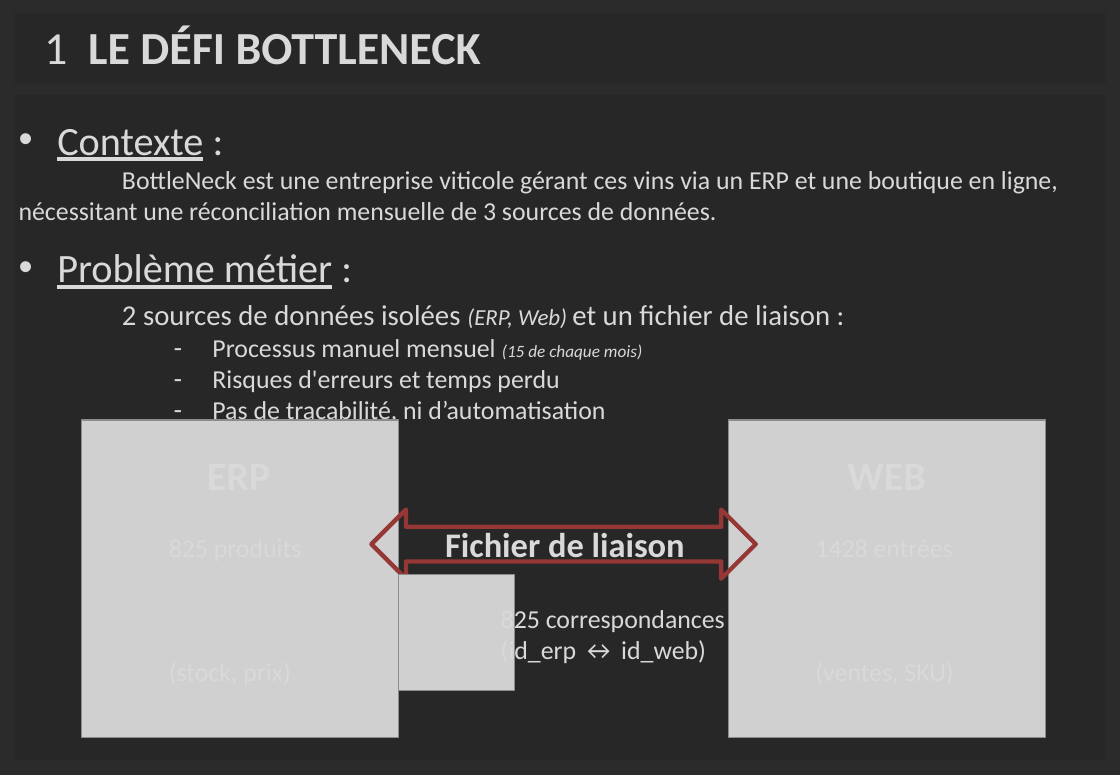
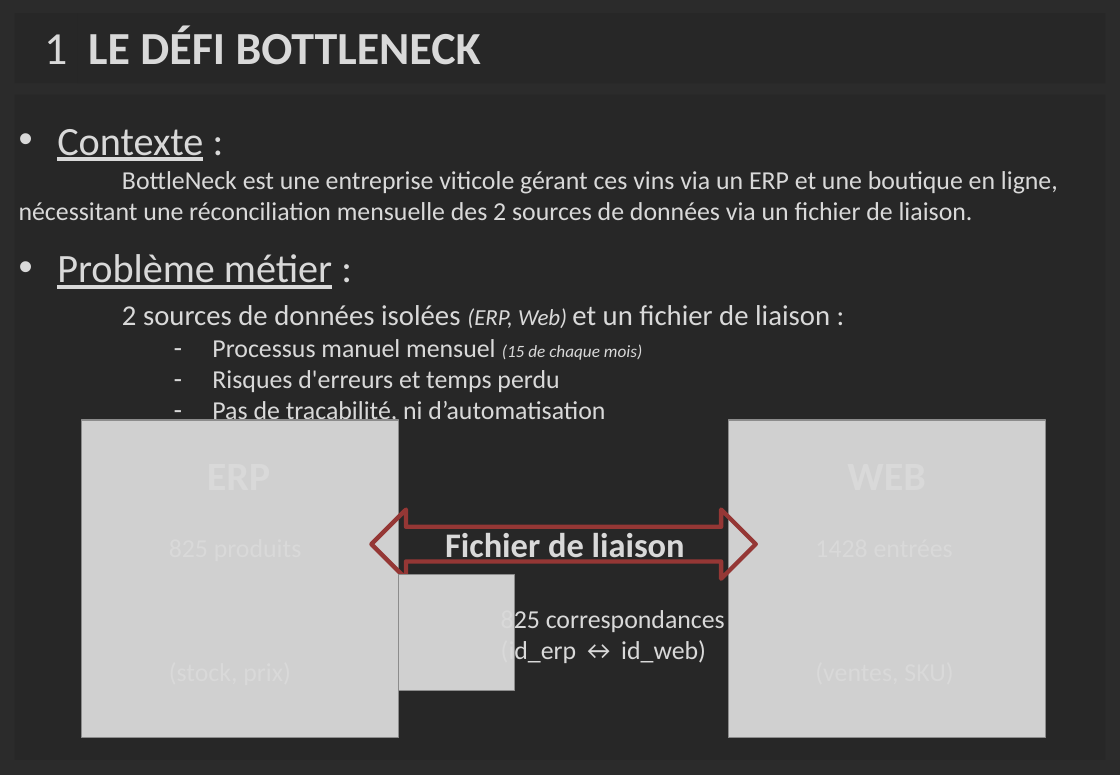
Before and after one commit to merais/formation, a slide deck: slide 2 of P10_Mettez_en_place_le_pipeline_d_orchestration_des_flux_aymeric_bailleul/_projet/_livrables/ABAI_P10_03_presentation_20250116.pptx. Drawn at 1120x775 pixels with LibreOffice and Linux fonts; fonts in the diff are those of the drawing; grey boxes stand for pictures; background and template pictures are left out; a plain dark background stands for a picture behind light text. Boxes give left, top, right and bottom in pixels: in the first picture for what was removed or moved away, otherwise in the second. Text is boxed around its words. In the diff, an @@ line names an element or a change of style, - is before the commit and + after.

```diff
--- a/P10_Mettez_en_place_le_pipeline_d_orchestration_des_flux_aymeric_bailleul/_projet/_livrables/ABAI_P10_03_presentation_20250116.pptx
+++ b/P10_Mettez_en_place_le_pipeline_d_orchestration_des_flux_aymeric_bailleul/_projet/_livrables/ABAI_P10_03_presentation_20250116.pptx
@@ text at (x1=19, y1=171, x2=1058, y2=220): text changed @@
-BottleNeck est une entreprise viticole gérant ces vins via un ERP et une boutique en ligne, nécessitant une réconciliation mensuelle de 3 sources de données.
+BottleNeck est une entreprise viticole gérant ces vins via un ERP et une boutique en ligne, nécessitant une réconciliation mensuelle des 2 sources de données via un fichier de liaison.
```
Also in this commit, not shown: 3 other slides changed, 7 other files.
